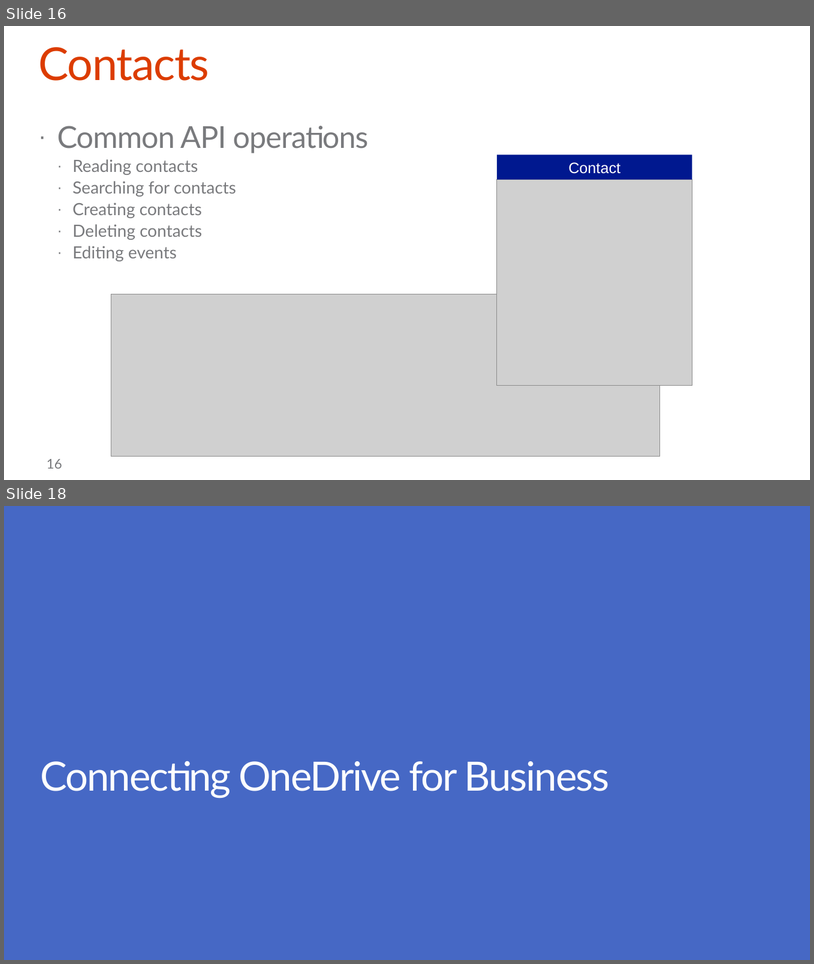
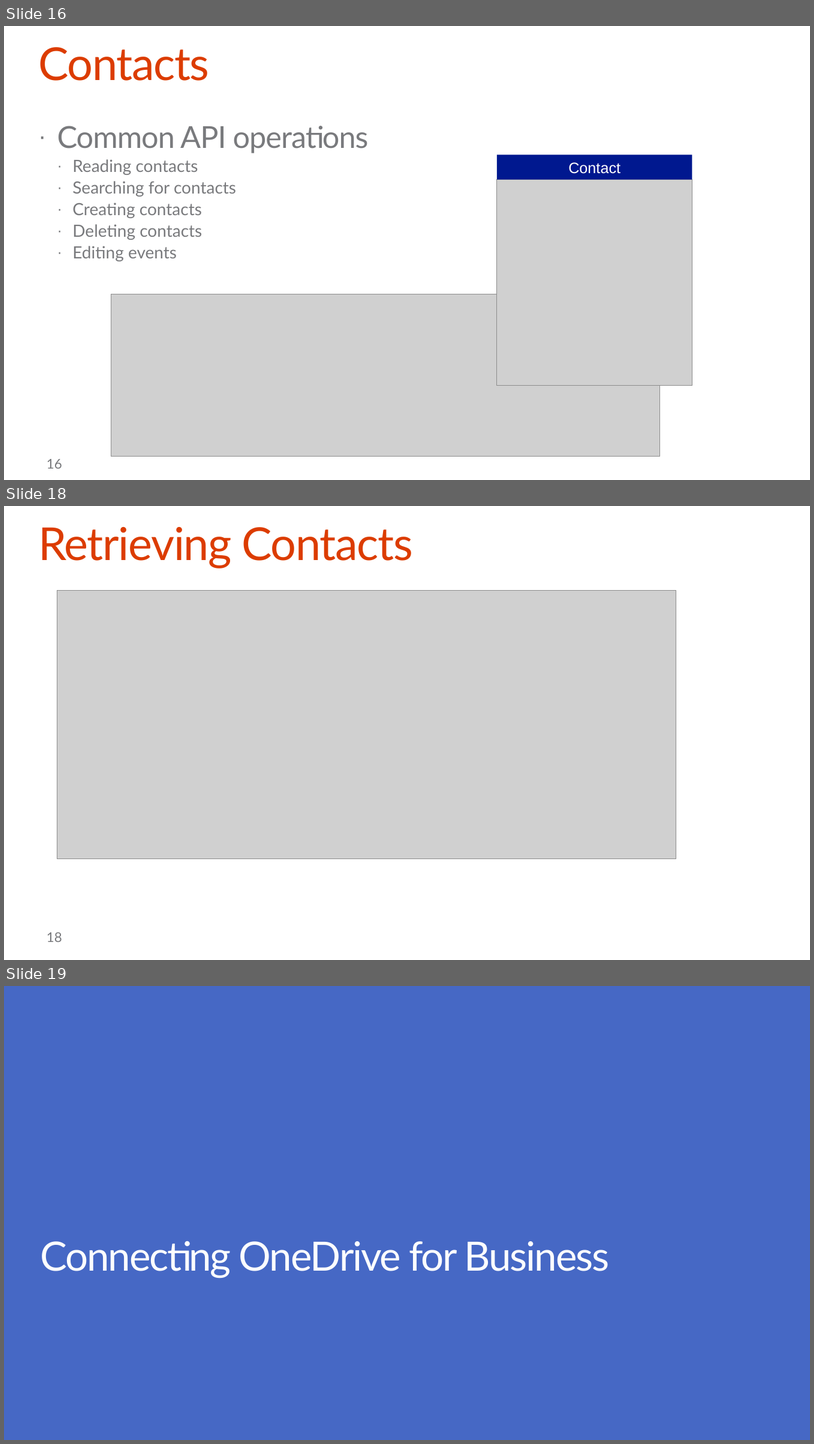
Before and after one commit to stinethebean/DevCampTraining, a slide deck: 04a.Hook into Office 365 APIs/Hook into Office 365 APIs.pptx. Shown one above the other, each under a label of ours: slides 16 and 18 before the commit, slides 16, 18 and 19 after it; the slides between them are not shown. The pictures are 814x964 and 814x1444 pixels, drawn with LibreOffice and Linux fonts; fonts in the diff are those of the drawing; grey boxes stand for pictures; background and template pictures are left out. Boxes give left, top, right and bottom in pixels: in the first picture for what was removed or moved away, otherwise in the second. Text is boxed around its words. In the diff, an @@ line names an element or a change of style, - is before the commit and + after.

```diff
--- a/04a.Hook into Office 365 APIs/Hook into Office 365 APIs.pptx
+++ b/04a.Hook into Office 365 APIs/Hook into Office 365 APIs.pptx
@@ slide 18 added at box(4, 506, 810, 960), background #FFFFFF @@
@@ title added at box(38, 527, 413, 568), 54 pt, text #DC3C00 @@
+Retrieving Contacts
@@ picture added at box(57, 590, 677, 859) @@
@@ page number added at box(47, 932, 62, 942), 16 pt, text #797A7D @@
+18
@@ what was slide 18 is now slide 19 @@
```
Also in this commit, not shown: 3 slides changed, 1 other slide added, 2 slides removed.
